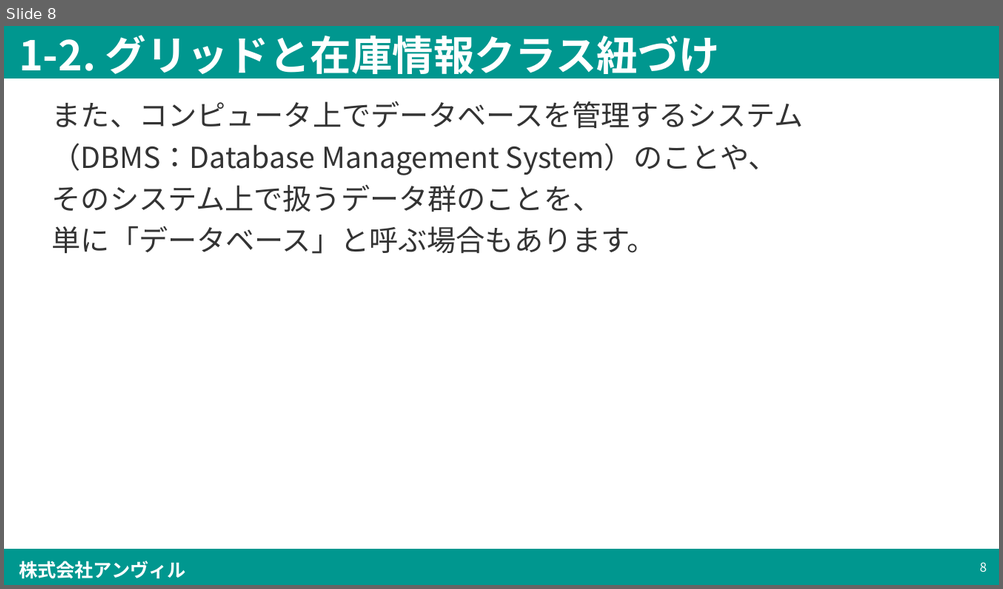
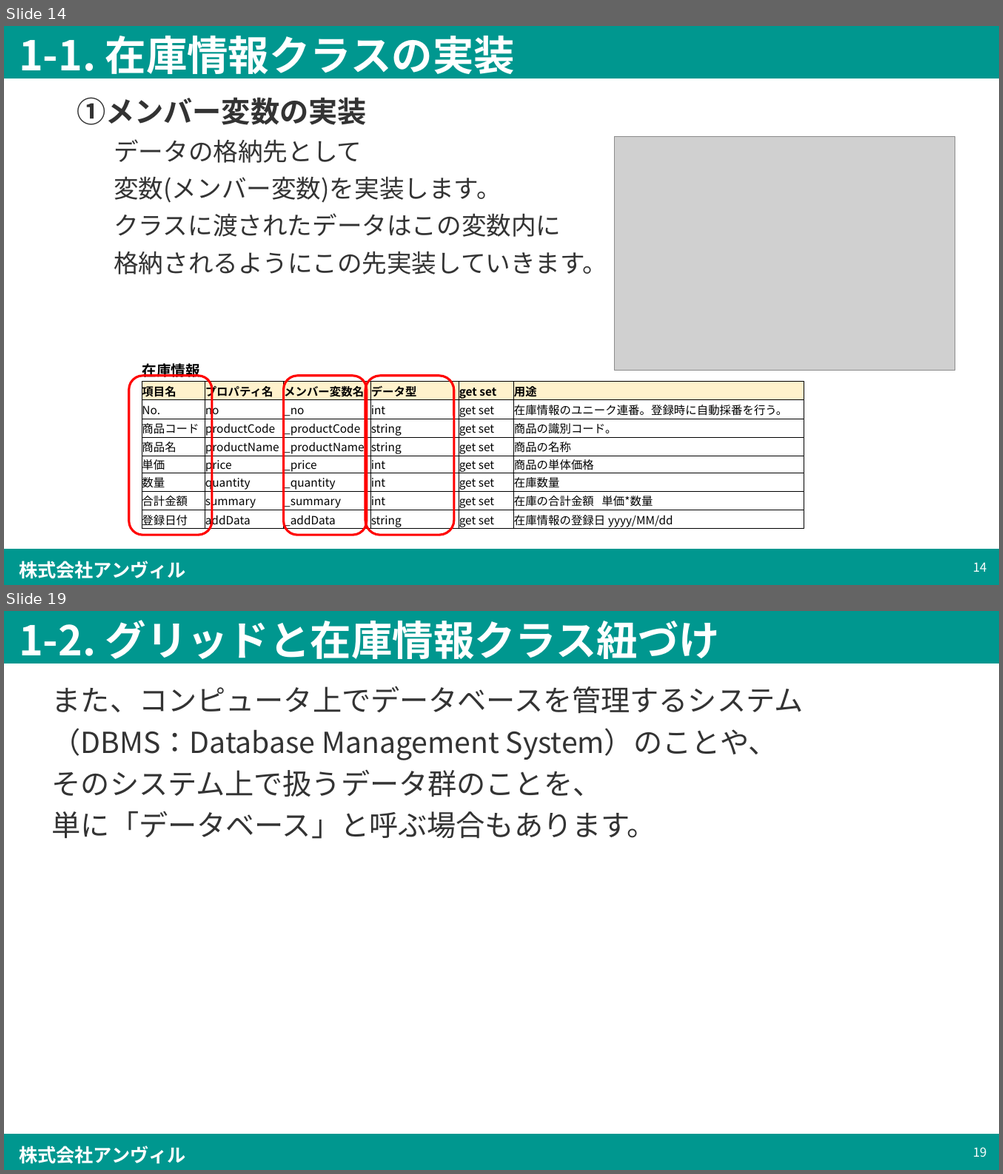
Before and after one commit to simada-anvil/trainingSample, a slide deck: trainingSample/[Anvil]プログラミング入門(仮題) (第1.0版) .pptx. Shown one above the other, each under a label of ours: slide 8 before the commit, slides 14 and 19 after it; the slides between them are not shown. The pictures are 1003x589 and 1003x1174 pixels, drawn with LibreOffice and Linux fonts; fonts in the diff are those of the drawing; grey boxes stand for pictures; background and template pictures are left out. Boxes give left, top, right and bottom in pixels: in the first picture for what was removed or moved away, otherwise in the second. Text is boxed around its words. In the diff, an @@ line names an element or a change of style, - is before the commit and + after.

```diff
--- a/trainingSample/[Anvil]プログラミング入門(仮題) (第1.0版) .pptx
+++ b/trainingSample/[Anvil]プログラミング入門(仮題) (第1.0版) .pptx
@@ slide 14 added at box(4, 26, 999, 585), background #FFFFFF; not listed: 3 template elements that a slide beside it also shows @@
@@ title added at box(19, 36, 515, 81), 39.6 pt, text #FFFFFF, bold @@
+1-1. 在庫情報クラスの実装
@@ text added at box(77, 97, 366, 125), 28 pt, text #333333, bold @@
+①メンバー変数の実装
@@ picture added at box(614, 136, 955, 371) @@
@@ text added at box(114, 139, 607, 275), 24 pt, text #333333 @@
+データの格納先として
+変数(メンバー変数)を実装します。
+クラスに渡されたデータはこの変数内に
+格納されるようにこの先実装していきます。
@@ table added at box(142, 358, 805, 531), 9 rows, 6 columns @@
+在庫情報 |  |  |  |  | 
+項目名 | プロパティ名 | メンバー変数名 | データ型 | get set | 用途
+No. | no | _no | int | get set | 在庫情報のユニーク連番。登録時に自動採番を行う。
+商品コード | productCode | _productCode | string | get set | 商品の識別コード。
+商品名 | productName | _productName | string | get set | 商品の名称
+単価 | price | _price | int | get set | 商品の単体価格
+数量 | quantity | _quantity | int | get set | 在庫数量
+合計金額 | summary | _summary | int | get set | 在庫の合計金額 単価*数量
+登録日付 | addData | _addData | string | get set | 在庫情報の登録日 yyyy/MM/dd
@@ rounded rectangle added at box(128, 376, 211, 536), outline #FF0000 2.25 pt @@
@@ rounded rectangle added at box(284, 376, 367, 536), outline #FF0000 2.25 pt @@
@@ rounded rectangle added at box(365, 376, 454, 536), outline #FF0000 2.25 pt @@
@@ page number added at box(973, 562, 987, 572), 12 pt, text #FFFFFF @@
+14
@@ what was slide 8 is now slide 19 @@
@@ page number at box(973, 1147, 987, 1157): text changed @@
-8
+19
```
Also in this commit, not shown: 1 slide changed, 11 other slides added, 1 slide removed, 2 other files.
